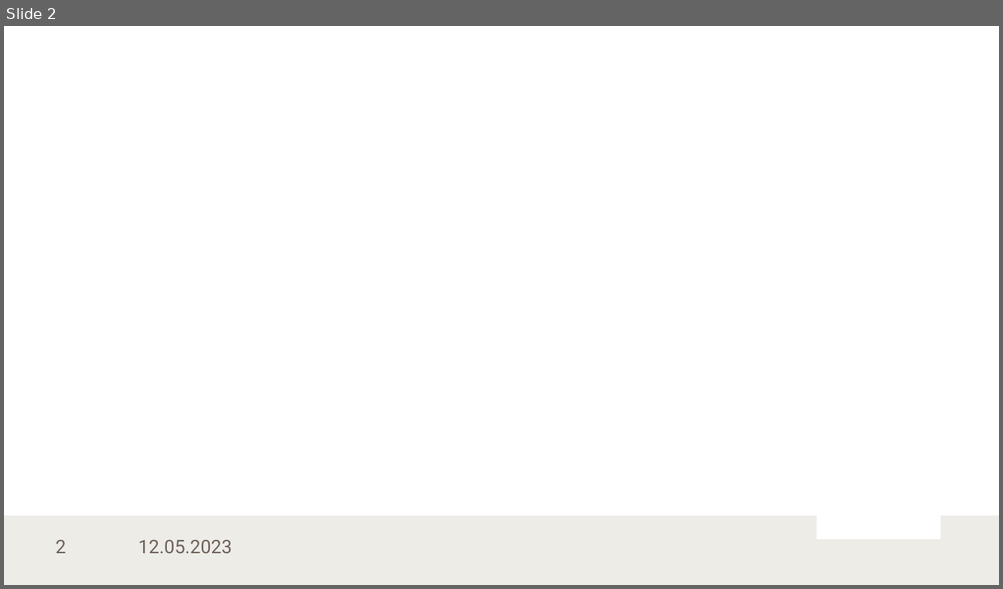
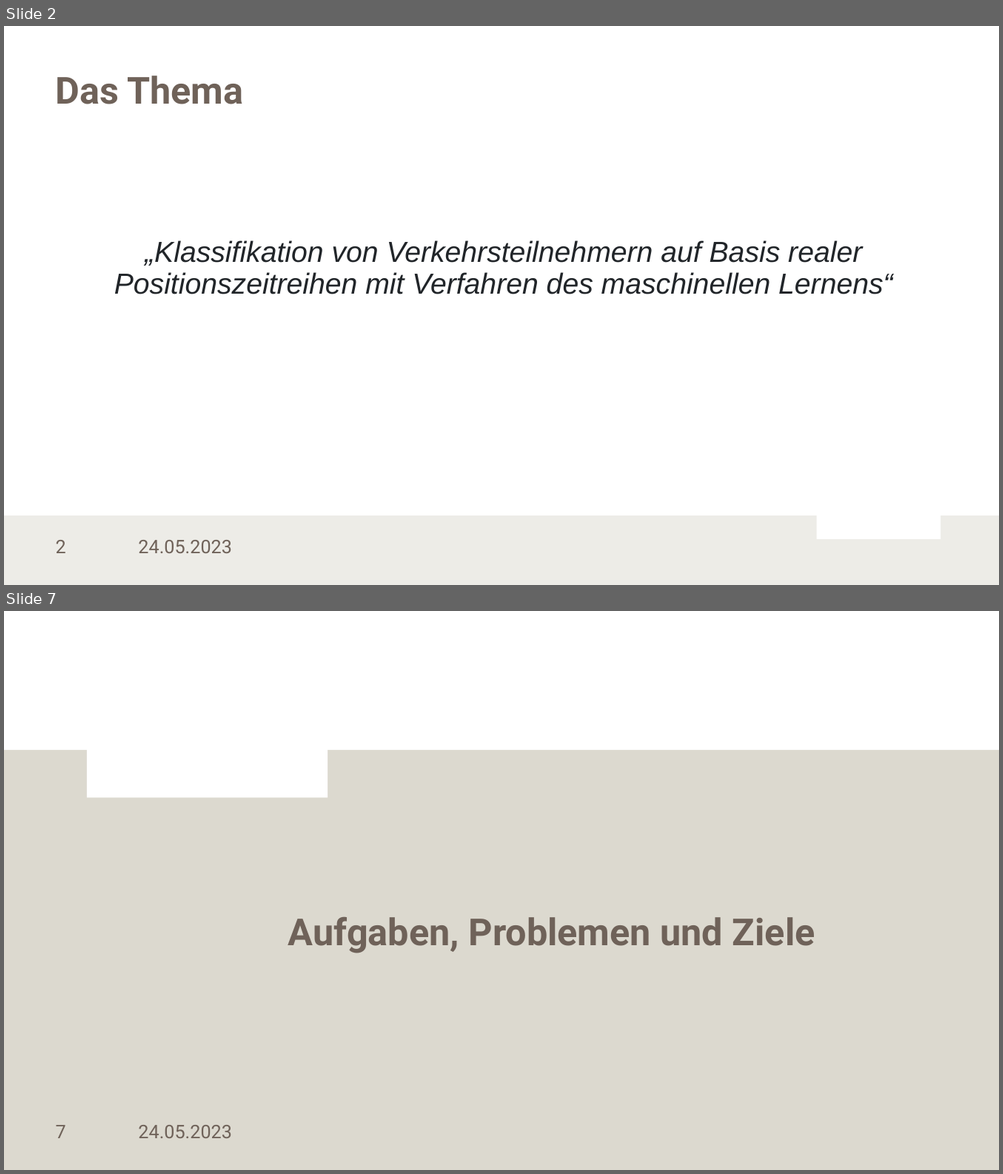
Before and after one commit to LennartKoepper/Bachelor-Thesis, a slide deck: Seminar/Bachelorseminar_25-04-2023.pptx. Shown one above the other, each under a label of ours: slide 2 before the commit, slides 2 and 7 after it; the slides between them are not shown. The pictures are 1003x589 and 1003x1174 pixels, drawn with LibreOffice and Linux fonts; fonts in the diff are those of the drawing; background and template pictures are left out. Boxes give left, top, right and bottom in pixels: in the first picture for what was removed or moved away, otherwise in the second. Text is boxed around its words. In the diff, an @@ line names an element or a change of style, - is before the commit and + after.

```diff
--- a/Seminar/Bachelorseminar_25-04-2023.pptx
+++ b/Seminar/Bachelorseminar_25-04-2023.pptx
@@ slide 7 added at (x1=4, y1=611, x2=999, y2=1170), background #FFFFFF; not listed: 2 template elements that a slide beside it also shows @@
@@ rectangle added at (x1=87, y1=700, x2=327, y2=797), fill #FFFFFF @@
@@ rectangle added at (x1=4, y1=750, x2=999, y2=1170), fill #DCD9CF @@
@@ title added at (x1=288, y1=917, x2=815, y2=954), 36 pt, text #6F6259, bold @@
+Aufgaben, Problemen und Ziele
@@ text added at (x1=138, y1=1125, x2=232, y2=1139), 18 pt, text #6F6259 @@
+24.05.2023
@@ slide 2 changed as well @@
@@ title added at (x1=56, y1=76, x2=243, y2=104), 36 pt, text #6F6259, bold @@
+Das Thema
@@ text added at (x1=114, y1=241, x2=893, y2=295), 28 pt, text #212529, italic @@
+„Klassifikation von Verkehrsteilnehmern auf Basis realer Positionszeitreihen mit Verfahren des maschinellen Lernens“
@@ text at (x1=138, y1=540, x2=232, y2=554): text changed @@
-12.05.2023
+24.05.2023
```
Also in this commit, not shown: 1 other slide changed, 18 other slides added, 2 other files.
